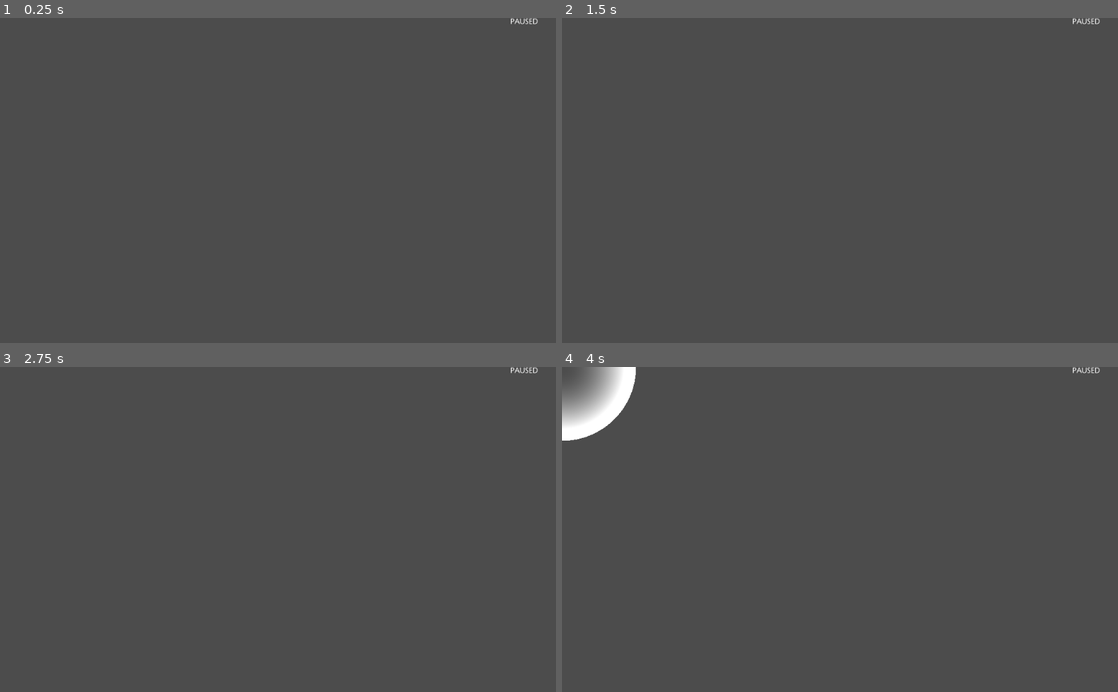
Above: before the commit, frames 1-4 (two rows, left to right).
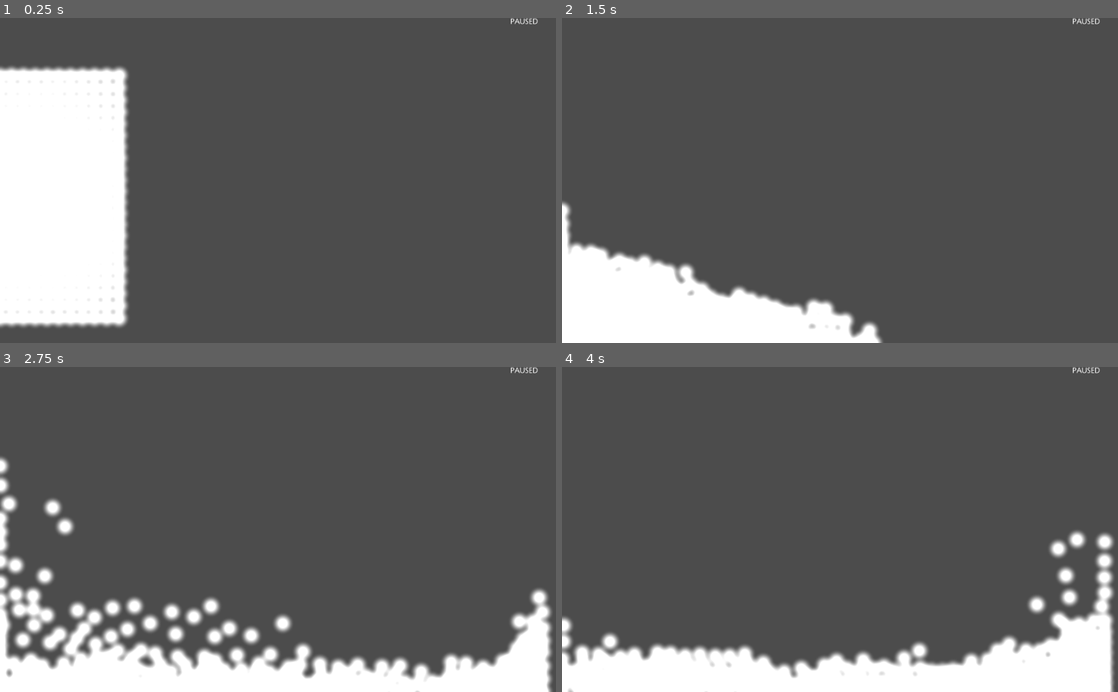
Above: after the commit, the same moments.

Repository: SIsilicon/SPHater-Godot-Demo
Game: Godot game, scene res://Liquid.tscn
The game is run twice, just before and just after one commit, with the same random seed, the same clock (stepped at 60 frames per second) and the same inputs.
Inputs (mouse positions are in pixels of both pictures, inside the frame that each line leads up to):
- Up to frame 1 (0.25 s): no input
- Up to frame 2 (1.5 s): move the mouse to (962, 164) at 0.52 s; press the mouse at (962, 164) at 0.53 s; move the mouse to (728, 196) at 1.27 s; release the mouse at (728, 196) at 1.28 s; tap 1 (blobby) at 1.35 s
- Up to frame 3 (2.75 s): move the mouse to (333, 458) at 2.02 s; tap 2 (pressure) at 2.1 s
- Up to frame 4 (4 s): move the mouse to (812, 594) at 2.77 s; tap 3 (viscosity) at 2.85 s; move the mouse to (1006, 578) at 3.52 s; press the mouse at (1006, 578) at 3.53 s

The runs differ from the first frame. In frame 1, 18% of the frame differs, in the area x 0-24%, y 14-96%; in frame 2, 11%; in frame 3, 18%; in frame 4, 18%.
Error before the commit: Attempt to call function 'swap' in base 'null instance' on a null instance. (res://scripts/Input.gd:52)

Commit message:
chore: update main Scene

Diff:
--- a/Liquid.tscn
+++ b/Liquid.tscn
@@ -50,17 +50,6 @@
 shader = SubResource( 4 )
 
 [node name="Node" type="Node"]
-script = ExtResource( 2 )
-
-[node name="View" type="Viewport" parent="."]
-transparent_bg = true
-render_target_v_flip = true
-render_target_update_mode = 3
-
-[node name="FluidDisplay" type="Sprite" parent="."]
-material = SubResource( 2 )
-texture = SubResource( 3 )
-centered = false
 
 [node name="Panel" type="Panel" parent="."]
 margin_left = -100.0
@@ -111,16 +100,30 @@
 text = "Paused"
 align = 2
 uppercase = true
+__meta__ = {
+"_edit_use_anchors_": false
+}
 
 [node name="Tween" type="Tween" parent="."]
 
-[node name="Input" type="Node2D" parent="."]
+[node name="Node2D" type="Node2D" parent="."]
+script = ExtResource( 2 )
+
+[node name="FluidDisplay" type="Sprite" parent="Node2D"]
+material = SubResource( 2 )
+texture = SubResource( 3 )
+centered = false
+
+[node name="Input" type="Node2D" parent="Node2D"]
+visible = false
 script = ExtResource( 6 )
 
-[node name="mouse" type="Sprite" parent="Input"]
+[node name="mouse" type="Sprite" parent="Node2D/Input"]
 modulate = Color( 1, 1, 1, 0 )
 material = SubResource( 5 )
 texture = ExtResource( 1 )
 
-[node name="LiquidView" type="Area2D" parent="."]
-visible = false
+[node name="LiquidView" type="Area2D" parent="Node2D"]
+collision_layer = 2147483649
+collision_mask = 2
+[connection signal="body_entered" from="Node2D/LiquidView" to="." method="_on_LiquidView_body_entered"]
